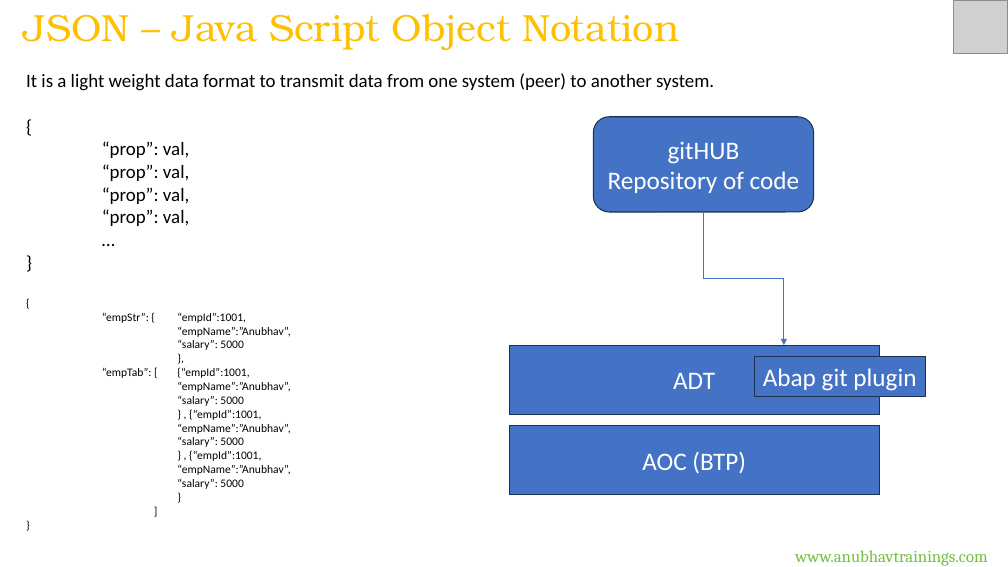
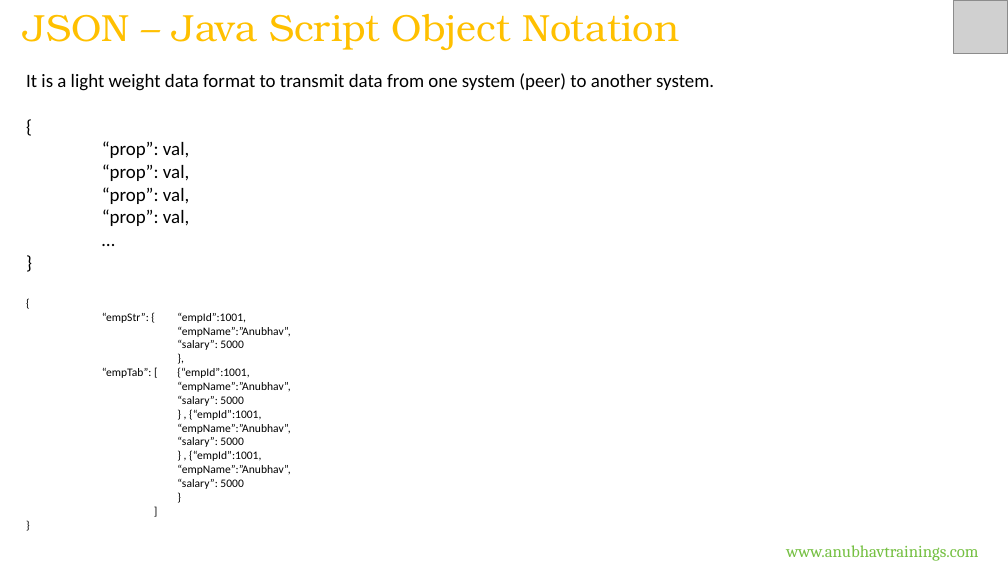
Before and after one commit to soyuztechnologies/CDS_AMDP_RAP_Training_60H, a slide deck: slide 7 of Day 2/DAY-2.pptx (slide 11 before the commit). Drawn at 1008x567 pixels with LibreOffice and Linux fonts; fonts in the diff are those of the drawing; grey boxes stand for pictures. Boxes give left, top, right and bottom in pixels: in the first picture for what was removed or moved away, otherwise in the second. Text is boxed around its words. In the diff, an @@ line names an element or a change of style, - is before the commit and + after.

```diff
--- a/Day 2/DAY-2.pptx
+++ b/Day 2/DAY-2.pptx
@@ rounded rectangle removed at <box>594,117,814,212</box> @@
-gitHUB
-Repository of code
@@ elbow arrow removed from (703, 212) to (784, 346) @@
@@ rectangle removed at <box>509,346,879,415</box> @@
-ADT
@@ rectangle removed at <box>754,357,925,397</box> @@
-Abap git plugin
@@ rectangle removed at <box>509,426,879,495</box> @@
-AOC (BTP)
@@ text "www.anubhavtrainings.com": place and size @@
-text "www.anubhavtrainings.com" at <box>795,550,987,566</box>
+text "www.anubhavtrainings.com" at <box>786,545,978,561</box>
```
Also in this commit, not shown: 9 other slides changed, 3 slides added, 1 slide removed, 10 other files.
